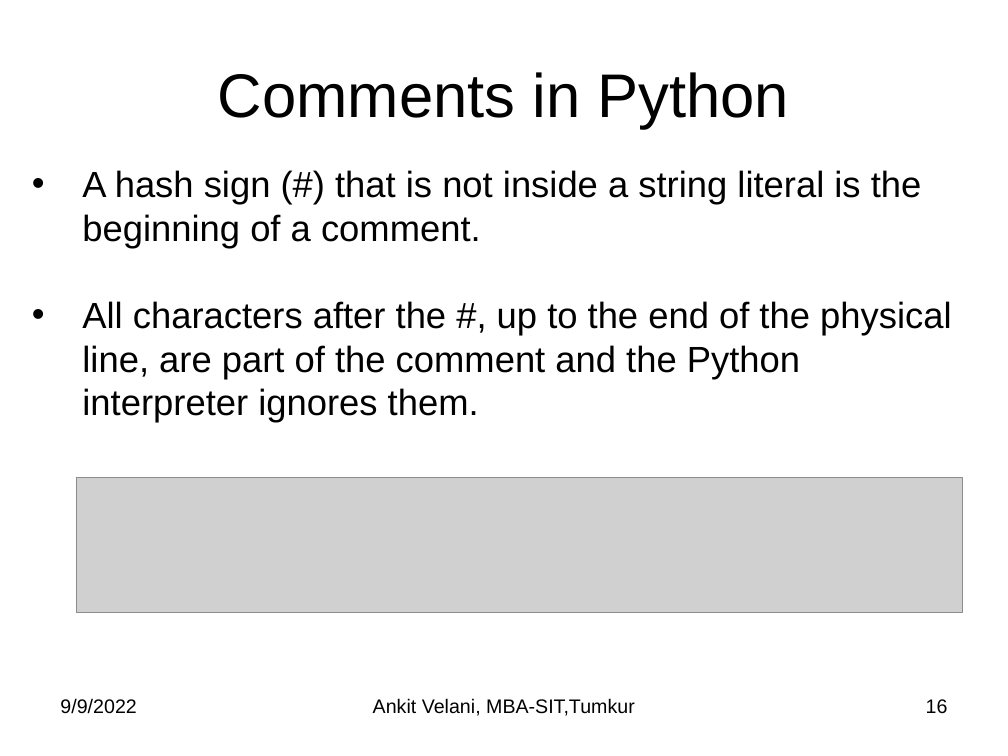
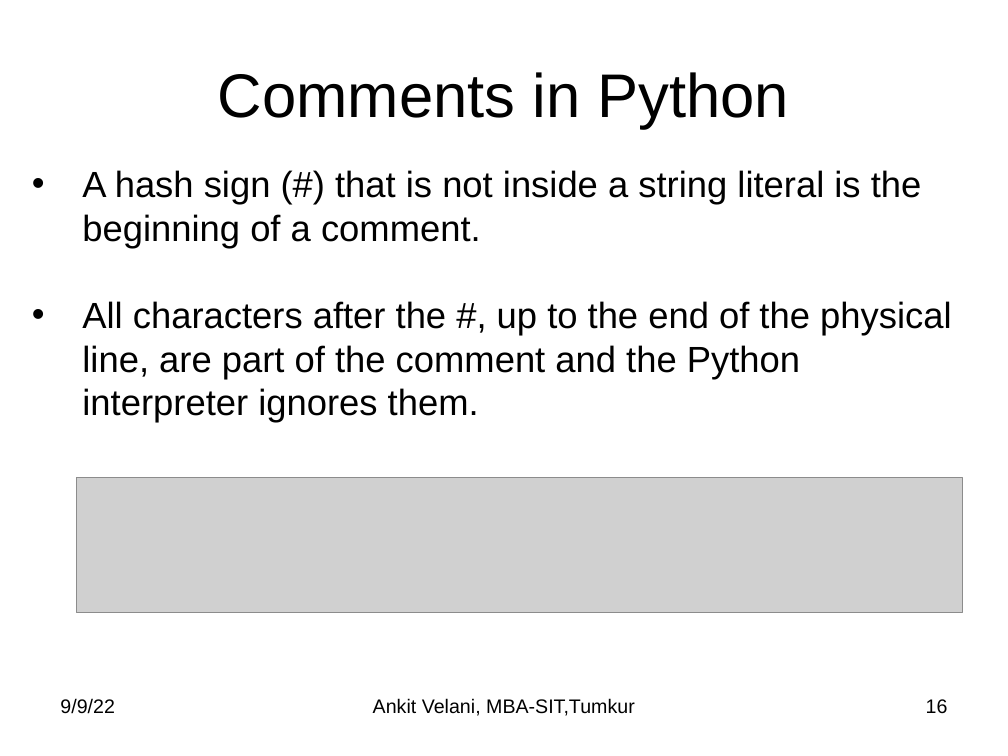
Before and after one commit to sitmbadept/sitmbadept.github.io, a slide deck: slide 16 of BDTM/Python/Unit-4-Python-Programming.pptx. Drawn at 1008x756 pixels with LibreOffice and Linux fonts; fonts in the diff are those of the drawing; grey boxes stand for pictures. Boxes give left, top, right and bottom in pixels: in the first picture for what was removed or moved away, otherwise in the second. Text is boxed around its words. In the diff, an @@ line names an element or a change of style, - is before the commit and + after.

```diff
--- a/BDTM/Python/Unit-4-Python-Programming.pptx
+++ b/BDTM/Python/Unit-4-Python-Programming.pptx
@@ text at box(60, 698, 114, 714): text changed @@
-9/9/2022
+9/9/22
```
Also in this commit, not shown: 19 other slides changed, 1 slide added, 10 slides removed, 1 other file.
